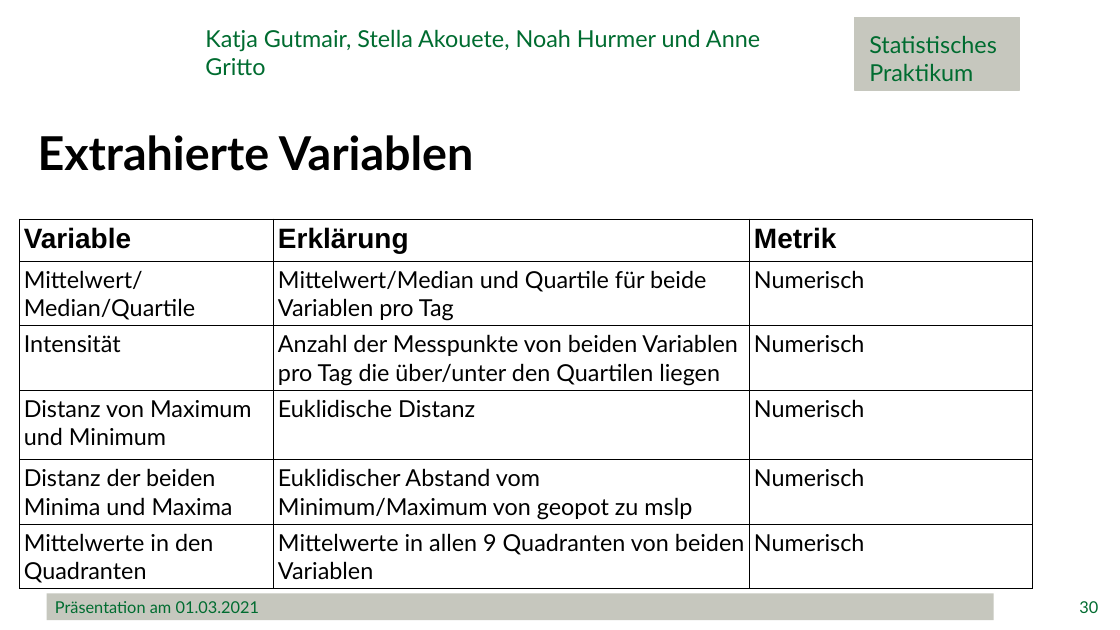
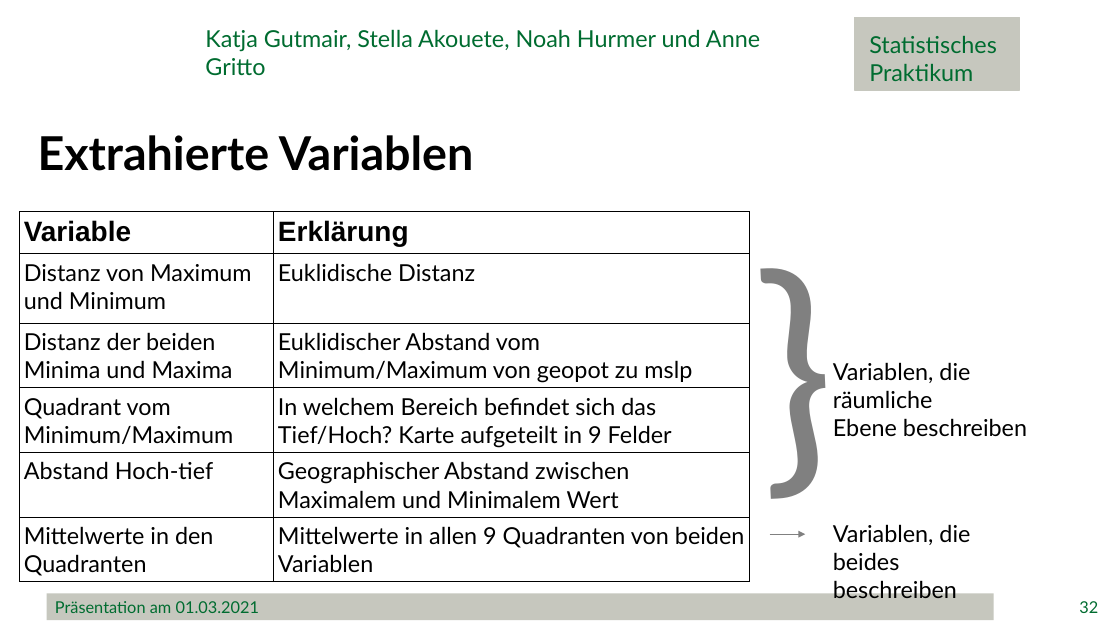
Before and after one commit to minimops/weatherFrog, a slide deck: slide 32 of documentation/ppt/Präsentation.pptx (slide 30 before the commit). Drawn at 1120x630 pixels with LibreOffice and Linux fonts; fonts in the diff are those of the drawing; background and template pictures are left out. Boxes give left, top, right and bottom in pixels: in the first picture for what was removed or moved away, otherwise in the second. Text is boxed around its words. In the diff, an @@ line names an element or a change of style, - is before the commit and + after.

```diff
--- a/documentation/ppt/Präsentation.pptx
+++ b/documentation/ppt/Präsentation.pptx
@@ text added at <box>734,188,838,525</box>, 230 pt, text #808080 @@
+}
@@ table at <box>19,212,750,582</box> @@
-column 1: Variable | Mittelwert/ Median/Quartile | Intensität | Distanz von Maximum und Minimum | Distanz der beiden Minima und Maxima | Mittelwerte in den Quadranten
-column 2: Erklärung | Mittelwert/Median und Quartile für beide Variablen pro Tag | Anzahl der Messpunkte von beiden Variablen pro Tag die über/unter den Quartilen liegen | Euklidische Distanz | Euklidischer Abstand vom Minimum/Maximum von geopot zu mslp | Mittelwerte in allen 9 Quadranten von beiden Variablen
-column 3: Metrik | Numerisch | Numerisch | Numerisch | Numerisch | Numerisch
+column 1: Variable | Distanz von Maximum und Minimum | Distanz der beiden Minima und Maxima | Quadrant vom Minimum/Maximum | Abstand Hoch-tief | Mittelwerte in den Quadranten
+column 2: Erklärung | Euklidische Distanz | Euklidischer Abstand vom Minimum/Maximum von geopot zu mslp | In welchem Bereich befindet sich das Tief/Hoch? Karte aufgeteilt in 9 Felder | Geographischer Abstand zwischen Maximalem und Minimalem Wert | Mittelwerte in allen 9 Quadranten von beiden Variablen
@@ table: place and size @@
-table at <box>19,219,1033,589</box>
+table at <box>19,212,750,582</box>
@@ text added at <box>833,362,1027,436</box>, 20 pt, text #000000 @@
+Variablen, die räumliche
+Ebene beschreiben
@@ arrow added from (770, 534) to (806, 534), #808080 0.75 pt @@
@@ text added at <box>833,524,970,598</box>, 20 pt, text #000000 @@
+Variablen, die beides
+beschreiben
@@ page number at <box>1079,601,1098,613</box>: text changed @@
-30
+32
```
Also in this commit, not shown: 3 other slides changed, 4 slides added, 1 slide removed, 1 other file.
